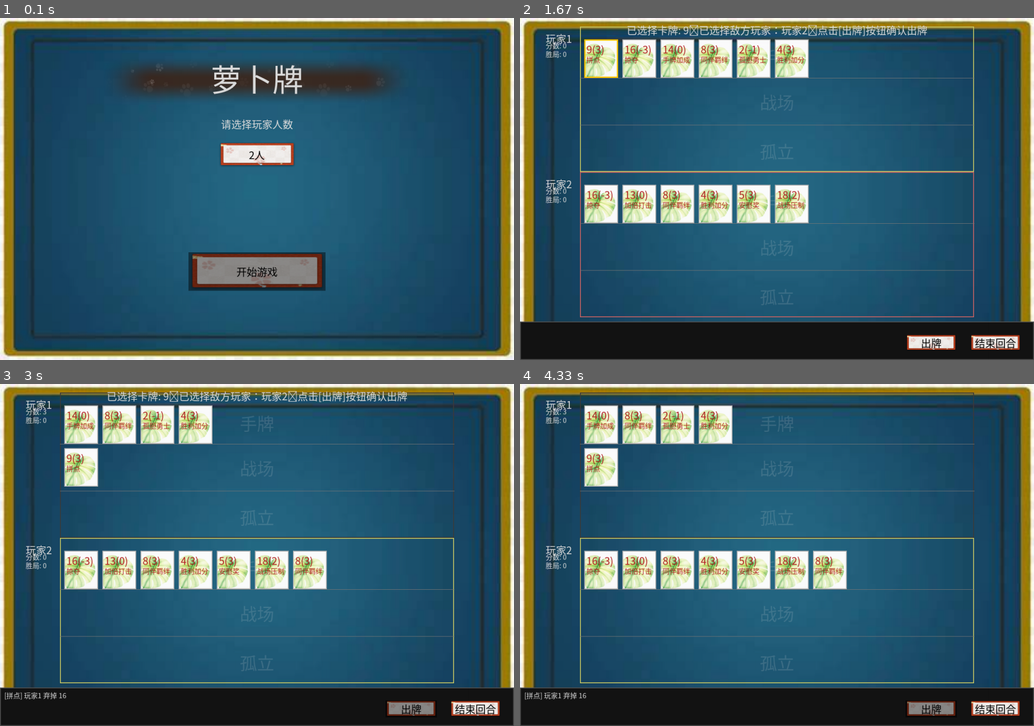
Above: before the commit, frames 1-4 (two rows, left to right).
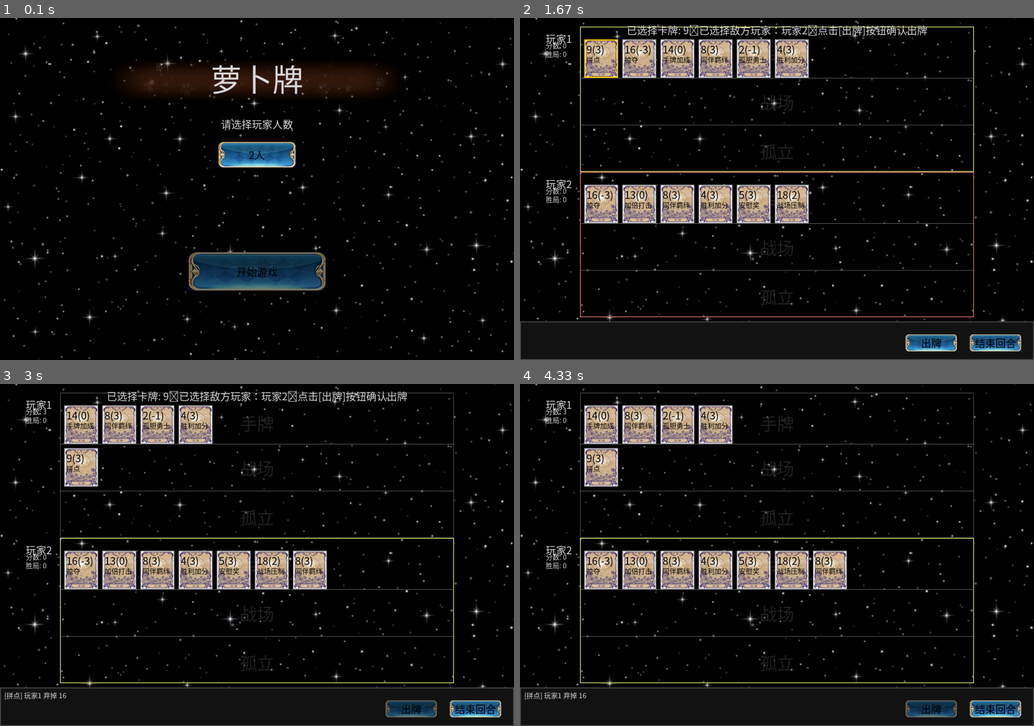
Above: after the commit, the same moments.

Repository: longer1225/-
Game: pygame game, started from main.py
The game is run twice, just before and just after one commit, with the same random seed, the same clock (stepped at 60 frames per second) and the same inputs.
Inputs (mouse positions are in pixels of both pictures, inside the frame that each line leads up to):
- Up to frame 1 (0.1 s): no input
- Up to frame 2 (1.67 s): click "2人" at 0.38 s; click (828, 264) at 0.72 s; click "9(3)" at 1.05 s; click (838, 219) at 1.38 s
- Up to frame 3 (3 s): click "出牌" at 1.72 s; click (262, 589) at 2.05 s; click (241, 496) at 2.38 s; click "8(3)" at 2.72 s
- Up to frame 4 (4.33 s): click "8(3)" at 3.05 s; click "14(0)" at 3.38 s; click (884, 493) at 3.72 s; click (627, 486) at 4.05 s

The runs differ from the first frame. In frame 1, 99% of the frame differs, in the area x 0-100%, y 0-100%; in frame 2, 88%; in frame 3, 88%; in frame 4, 88%.

Commit message:
改了界面

Diff:
--- a/ui/PygameUI.py
+++ b/ui/PygameUI.py
@@ -65,7 +65,7 @@
         self.card_bg = None
         self.card_bg_scaled = None
         try:
-            img_path = os.path.join(os.path.dirname(__file__), "images", "card.jpeg")
+            img_path = os.path.join(os.path.dirname(__file__), "images", "card.jpg")
             if os.path.exists(img_path):
                 self.card_bg = pygame.image.load(img_path).convert_alpha()
         except Exception:
@@ -75,7 +75,7 @@
         self.bg_image = None
         self.bg_scaled = None
         try:
-            bg_path = os.path.join(os.path.dirname(__file__), "images", "bkg.jpg")
+            bg_path = os.path.join(os.path.dirname(__file__), "images", "background.jpg")
             if os.path.exists(bg_path):
                 self.bg_image = pygame.image.load(bg_path).convert()
         except Exception:
@@ -84,7 +84,7 @@
         # 通用按钮背景图
         self.btn_image = None
         try:
-            btn_path = os.path.join(os.path.dirname(__file__), "images", "btn.png")
+            btn_path = os.path.join(os.path.dirname(__file__), "images", "botton.jpg")
             if os.path.exists(btn_path):
                 self.btn_image = pygame.image.load(btn_path).convert_alpha()
         except Exception:
--- a/ui/constants.py
+++ b/ui/constants.py
@@ -15,7 +15,7 @@
 COLOR_ZONE = (60, 60, 60)
 COLOR_TEXT = (220, 220, 220)
 # 卡面文字使用更高对比度的颜色（更接近纯白，保证可读性）
-COLOR_CARD_TEXT = (178, 34, 34)  # 暗红色（FireBrick）
+COLOR_CARD_TEXT = (0, 0, 0) #白色
 COLOR_HIGHLIGHT = (100, 100, 200)
 COLOR_CURRENT = (200, 200, 100)
 COLOR_BTN_TEXT = (0, 0, 0)  # 按钮文字颜色：黑色
Binary file added: ui/images/background.jpg
Binary file added: ui/images/botton.jpg
Binary file added: ui/images/card.jpg
